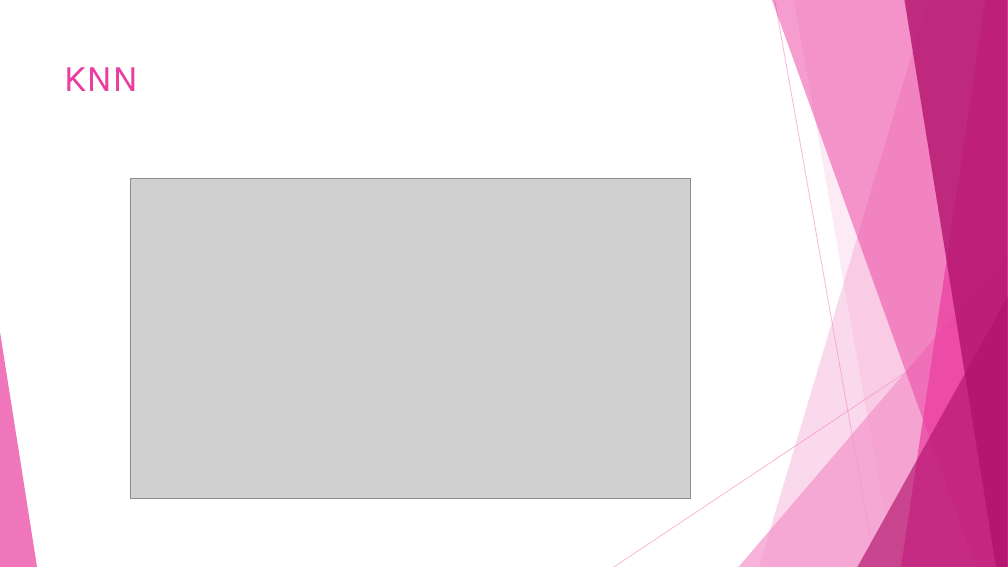
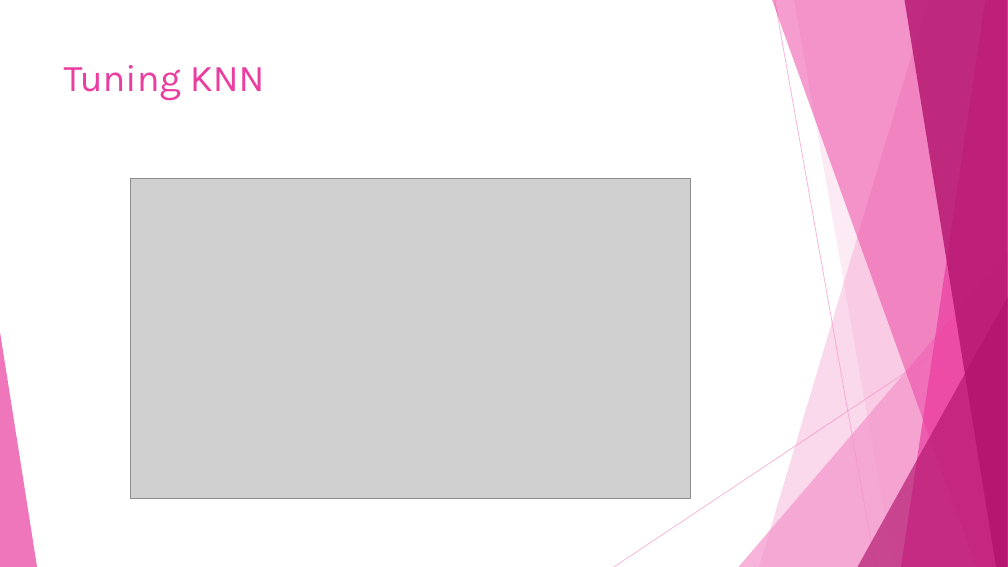
Before and after one commit to dlaposata/Breast_Cancer_Analysis, a slide deck: slide 5 of austins_temp_powerpoint.pptx (slide 4 before the commit). Drawn at 1008x567 pixels with LibreOffice and Linux fonts; fonts in the diff are those of the drawing; grey boxes stand for pictures. Boxes give left, top, right and bottom in pixels: in the first picture for what was removed or moved away, otherwise in the second. Text is boxed around its words. In the diff, an @@ line names an element or a change of style, - is before the commit and + after.

```diff
--- a/austins_temp_powerpoint.pptx
+++ b/austins_temp_powerpoint.pptx
@@ title at (64, 65, 265, 101): text changed @@
-KNN
+Tuning KNN
```
Also in this commit, not shown: 2 other slides changed, 9 slides added, 2 slides removed, 1 other file.
